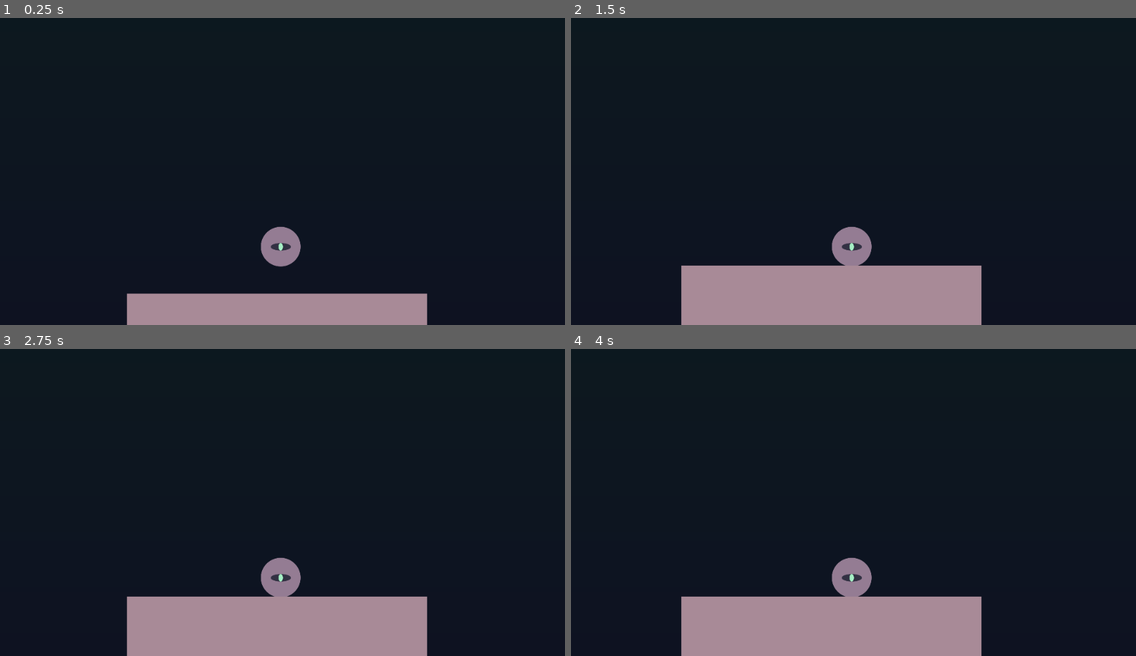
Above: before the commit, frames 1-4 (two rows, left to right).
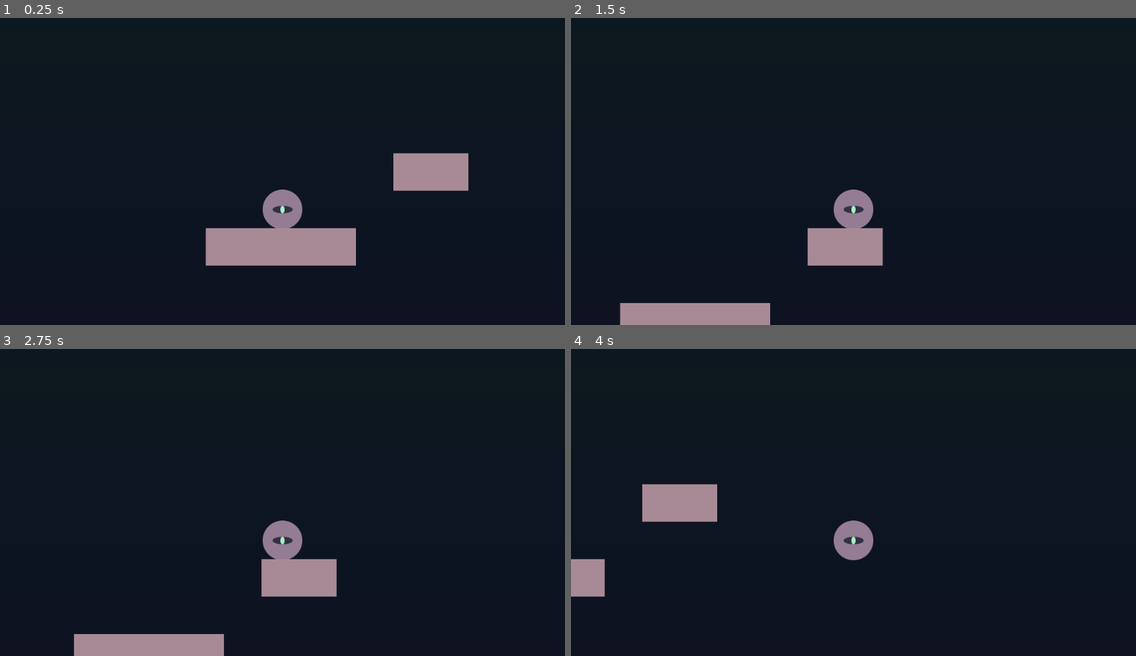
Above: after the commit, the same moments.

Repository: KaktusPai/Escape-of-Balsu
Game: Godot game, scene res://Levels/LevelMain.tscn
Two runs of this game, one before a commit and one after it. Both use one fixed random seed, a clock stepped at 60 frames per second and the inputs below.
Inputs:
- Up to frame 1 (0.25 s): no input
- Up to frame 2 (1.5 s): hold Right (right) from 0.53 s (still down); tap W (jump) at 0.6, 0.77, 1.07, 1.35 s
- Up to frame 3 (2.75 s): tap W (jump) at 1.52, 1.82, 2.1 s; release Right (right) at 2.03 s; hold A (left) from 2.03 s (still down)
- Up to frame 4 (4 s): release A (left) at 2.78 s; hold Right (right) from 2.78 s (still down); tap W (jump) at 2.85, 3.02, 3.32, 3.6, 3.77 s

The runs differ from the first frame. In frame 1, 11% of the frame differs, in the area x 22-83%, y 43-100%; in frame 2, 12%; in frame 3, 12%; in frame 4, 14%, in the area x 0-73%, y 43-100%.

Commit message:
Movement code pretty done

Diff:
--- a/Escape Of Balsu Prototype/Levels/LevelMain.tscn
+++ b/Escape Of Balsu Prototype/Levels/LevelMain.tscn
@@ -16,11 +16,6 @@
 0/tile_mode = 0
 0/occluder_offset = Vector2( 0, 0 )
 0/navigation_offset = Vector2( 0, 0 )
-0/shape_offset = Vector2( 0, 0 )
-0/shape_transform = Transform2D( 1, 0, 0, 1, 0, 0 )
-0/shape = SubResource( 1 )
-0/shape_one_way = false
-0/shape_one_way_margin = 1.0
 0/shapes = [ {
 "autotile_coord": Vector2( 0, 0 ),
 "one_way": false,
@@ -34,12 +29,11 @@
 
 [node name="Player" parent="." instance=ExtResource( 2 )]
 position = Vector2( 414.402, 398.301 )
-scale = Vector2( 0.5, 0.5 )
 
 [node name="Camera2D" type="Camera2D" parent="Player"]
-position = Vector2( 6.55618, -315.307 )
-scale = Vector2( 2, 2 )
+position = Vector2( 0, -180 )
 current = true
+zoom = Vector2( 2, 2 )
 
 [node name="CanvasLayer" type="CanvasLayer" parent="."]
 layer = -10
@@ -57,4 +51,4 @@
 tile_set = SubResource( 2 )
 cell_size = Vector2( 136, 136 )
 format = 1
-tile_data = PoolIntArray( 262145, 0, 0, 262146, 0, 0, 262147, 0, 0, 262148, 0, 0 )
+tile_data = PoolIntArray( 131078, 0, 0, 131079, 0, 0, 262145, 0, 0, 262146, 0, 0, 262147, 0, 0, 262148, 0, 0 )
--- a/Escape Of Balsu Prototype/Player/PlayerMovement.gd
+++ b/Escape Of Balsu Prototype/Player/PlayerMovement.gd
@@ -2,18 +2,25 @@
 
 # Movement variables
 export var velocity = Vector2(0,0)
-const SPEED = 180
 export var slowDownWeight = 0.2
+export var gravityDirection = Vector2.UP
+const SPEED = 600
+const GRAVITY = 40
+const JUMPFORCE = -1100
 
 # Essentially like Update() in Unity, updates 60fps
+# warning-ignore:unused_argument
 func _physics_process(delta):
-	if Input.is_action_just_pressed("right"): # If D or RIGHTARROW, go right
+	if Input.is_action_pressed("right"): # If D or RIGHTARROW, go right
 		velocity.x = SPEED
-	if Input.is_action_just_pressed("left"): # If A or LEFTARROW, go left
+	if Input.is_action_pressed("left"): # If A or LEFTARROW, go left
 		velocity.x = -SPEED
 
-	velocity.y = velocity.y + 30
+	velocity.y = velocity.y + GRAVITY # Gravity
 
-	velocity = move_and_slide(velocity)
+	if Input.is_action_just_pressed("jump") && is_on_floor(): # If W/SPACE, jump
+		velocity.y = JUMPFORCE
 
-	velocity.x = lerp(velocity.x,0,0.1)
+	velocity = move_and_slide(velocity, gravityDirection) # Storing movement and gravity as velocity(x,y)
+
+	velocity.x = lerp(velocity.x,0,slowDownWeight) # Subtle slide when stopping
